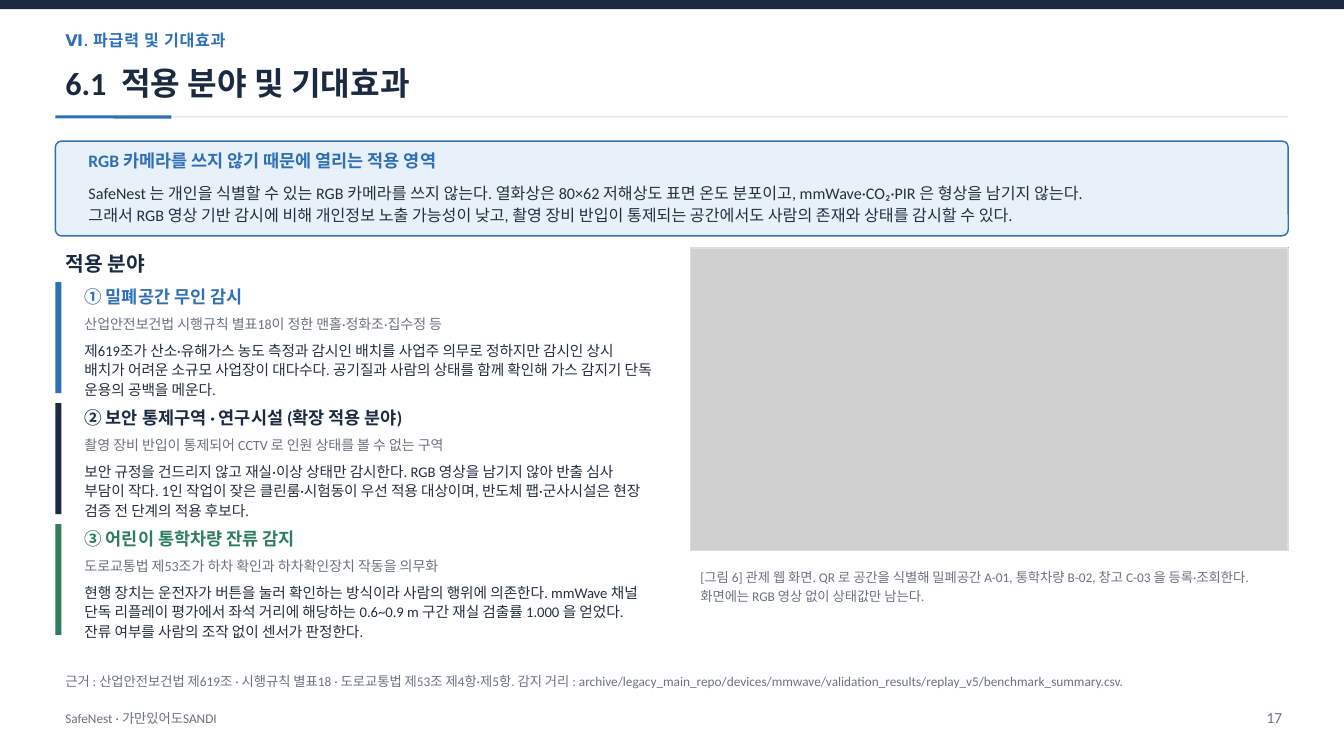
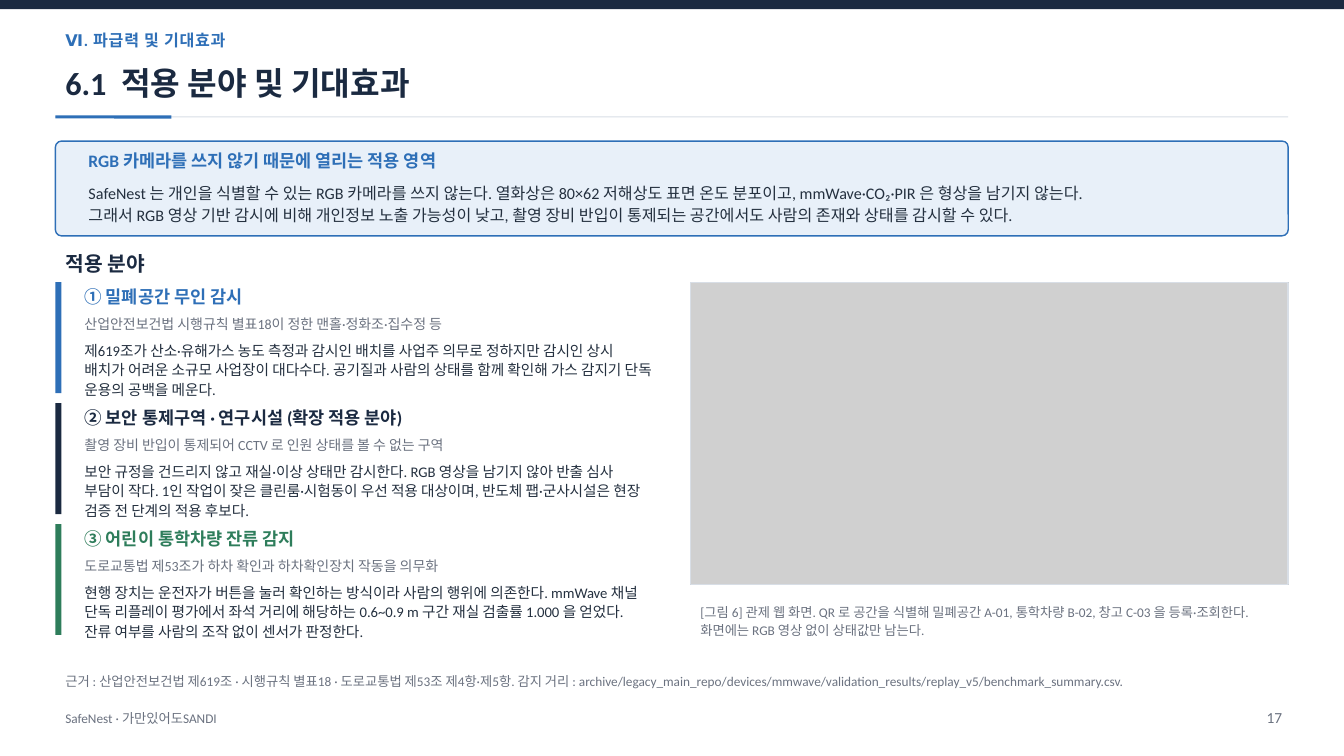
Before and after one commit to jinsu1011/safenest-embedded-competition, a slide deck: slide 18 of final-report/2026ESWContest_자유공모_가만있어도SANDI_개발완료보고서.pptx. Drawn at 1344x756 pixels with LibreOffice and Linux fonts; fonts in the diff are those of the drawing; grey boxes stand for pictures. Boxes give left, top, right and bottom in pixels: in the first picture for what was removed or moved away, otherwise in the second. Text is boxed around its words. In the diff, an @@ line names an element or a change of style, - is before the commit and + after.

```diff
--- a/final-report/2026ESWContest_자유공모_가만있어도SANDI_개발완료보고서.pptx
+++ b/final-report/2026ESWContest_자유공모_가만있어도SANDI_개발완료보고서.pptx
@@ 1 picture, 1 text, 1 rectangle: place and size @@
-1 picture, 1 text, 1 rectangle at [691, 248, 1289, 602]
+1 picture, 1 text, 1 rectangle at [691, 282, 1289, 636]
```
Also in this commit, not shown: 11 other slides changed, 15 other files.
